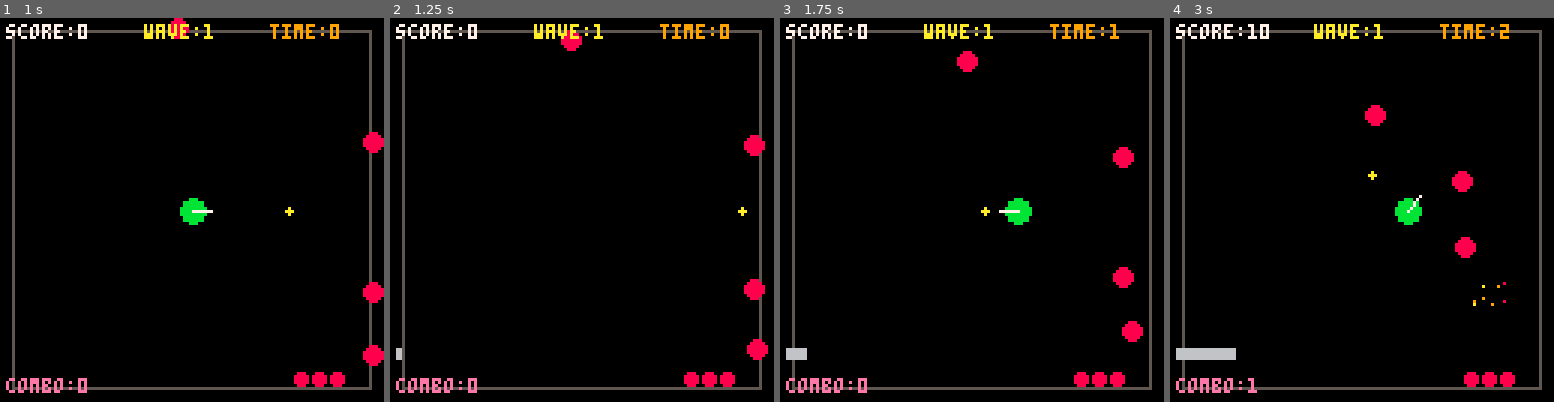
Above: before the commit, frames 1-4 (left to right).
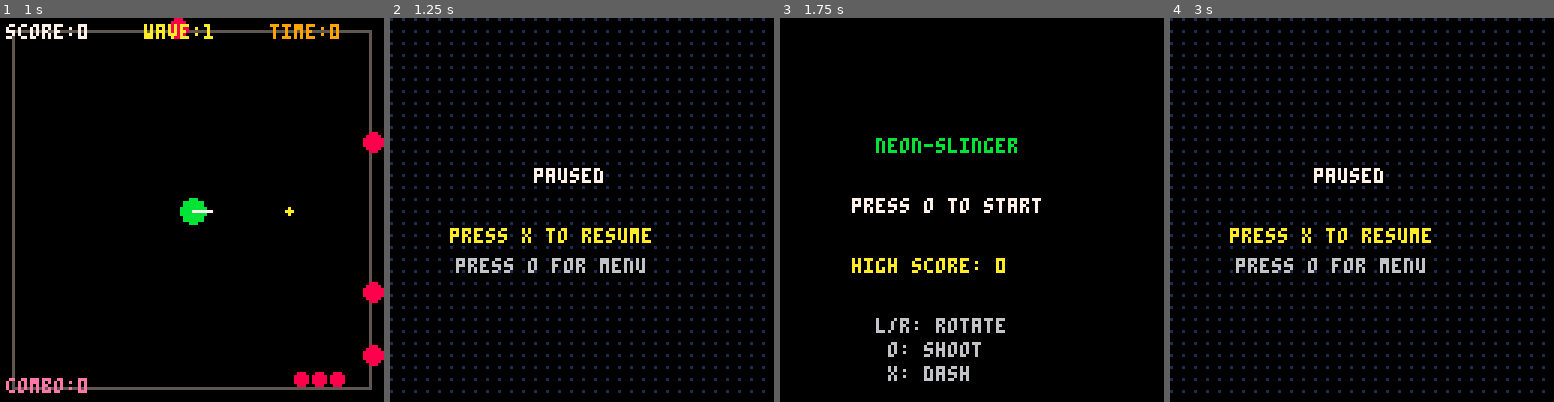
Above: after the commit, the same moments.

Repository: jeffcampbell/game-a-day
Game: PICO-8 cartridge games/2026-02-28/game.p8
Two runs of this game, one before a commit and one after it. Both use one fixed random seed, a clock stepped at 60 frames per second and the inputs below.
Inputs:
- Up to frame 1 (1 s): tap X (X key) at 0.33 s; tap O (Z key) at 0.7 s
- Up to frame 2 (1.25 s): tap X (X key) at 1.07 s
- Up to frame 3 (1.75 s): hold Right from 1.6 s (still down); tap O (Z key) at 1.7 s
- Up to frame 4 (3 s): tap X (X key) at 1.85, 2.97 s; release Right at 2.1 s; tap O (Z key) at 2.1, 2.5, 2.9 s; hold Up 2.15-2.42 s; hold Right from 2.47 s (still down)

Frame 1 is identical in both runs. In frame 2, 13% of the frame differs, in the area x 0-99%, y 0-98%; in frame 3, 9.0%; in frame 4, 14%, in the area x 0-98%, y 0-98%.

Commit message:
Add pause, persistence, and screen shake to neon-slinger
Enhancements:
1. Pause feature - Press X to pause during play, X to resume, O for menu
2. High-score persistence - Saves to cartdata slot 0, loads on menu init
3. Screen shake - 3 frames (intensity 2) on player hit, 2 frames (intensity 1) on wave clear
4. Enhanced particles - Increased enemy kill particles from 8 to 15 for better impact

State machine now: menu → play ⇄ pause → gameover

Co-Authored-By: Claude Sonnet 4.5 <noreply@anthropic.com>

Diff:
--- a/games/2026-02-28/game.p8
+++ b/games/2026-02-28/game.p8
@@ -35,6 +35,8 @@
 enemies_killed = 0
 time_survived = 0
 start_time = 0
+shake_frames = 0
+shake_intensity = 0
 
 -- player
 player = {}
@@ -63,6 +65,7 @@
 
 function _init()
   _log("init")
+  cartdata("neon-slinger-v1")
   init_menu()
 end
 
@@ -71,6 +74,8 @@
     update_menu()
   elseif state == "play" then
     update_play()
+  elseif state == "pause" then
+    update_pause()
   elseif state == "gameover" then
     update_gameover()
   end
@@ -82,6 +87,8 @@
     draw_menu()
   elseif state == "play" then
     draw_play()
+  elseif state == "pause" then
+    draw_pause()
   elseif state == "gameover" then
     draw_gameover()
   end
@@ -91,6 +98,7 @@
 function init_menu()
   state = "menu"
   _log("state:menu")
+  high_score = dget(0)
 end
 
 function update_menu()
@@ -150,10 +158,21 @@
 end
 
 function update_play()
+  -- check for pause (X button press)
+  if btnp(5) then
+    init_pause()
+    return
+  end
+
   local input = test_input()
 
   -- update timers
   time_survived = flr(time() - start_time)
+
+  -- update shake
+  if shake_frames > 0 then
+    shake_frames -= 1
+  end
 
   -- power-up decay
   if rapid_fire_t > 0 then rapid_fire_t -= 1 end
@@ -233,6 +252,8 @@
   if #enemies == 0 and enemies_killed > 0 then
     add_score(100)
     _log("wave_complete:"..wave)
+    shake_frames = 2
+    shake_intensity = 1
     spawn_wave()
   end
 
@@ -376,15 +397,15 @@
   enemies_killed += 1
   _log("combo:"..combo)
 
-  -- explosion
-  for i=1,8 do
+  -- explosion (more particles for impact)
+  for i=1,15 do
     add(particles, {
       x = e.x,
       y = e.y,
-      vx = rnd(2) - 1,
-      vy = rnd(2) - 1,
-      life = 15,
-      col = 8 + flr(rnd(3))
+      vx = rnd(3) - 1.5,
+      vy = rnd(3) - 1.5,
+      life = 20,
+      col = 8 + flr(rnd(4))
     })
   end
 
@@ -412,6 +433,10 @@
   _log("combo_reset")
 
   -- screen shake
+  shake_frames = 3
+  shake_intensity = 2
+
+  -- particles
   for i=1,10 do
     add(particles, {
       x = player.x,
@@ -548,6 +573,8 @@
   _log("score:"..score)
   if score > high_score then
     high_score = score
+    dset(0, high_score)
+    _log("new_high_score:"..high_score)
   end
 end
 
@@ -558,6 +585,15 @@
 end
 
 function draw_play()
+  -- apply screen shake
+  if shake_frames > 0 then
+    local dx = rnd(shake_intensity * 2) - shake_intensity
+    local dy = rnd(shake_intensity * 2) - shake_intensity
+    camera(dx, dy)
+  else
+    camera(0, 0)
+  end
+
   -- arena border
   rect(4, 4, 123, 123, 5)
 
@@ -638,6 +674,40 @@
     local frac = player.dash_cd / 60
     rectfill(2, 110, 2 + 20 * (1 - frac), 113, 6)
   end
+end
+
+-- pause state
+function init_pause()
+  state = "pause"
+  _log("state:pause")
+end
+
+function update_pause()
+  if btnp(5) then -- X to resume
+    state = "play"
+    _log("state:play")
+  end
+  if btnp(4) then -- O to menu
+    init_menu()
+  end
+end
+
+function draw_pause()
+  -- draw game state underneath
+  draw_play()
+
+  -- darken overlay
+  rectfill(0, 0, 127, 127, 0)
+  for i=0,127,4 do
+    for j=0,127,4 do
+      pset(i, j, 1)
+    end
+  end
+
+  -- pause text
+  print("paused", 48, 50, 7)
+  print("press x to resume", 20, 70, 10)
+  print("press o for menu", 22, 80, 6)
 end
 
 -- gameover state
Not shown, changed: games/2026-02-28/game.js
